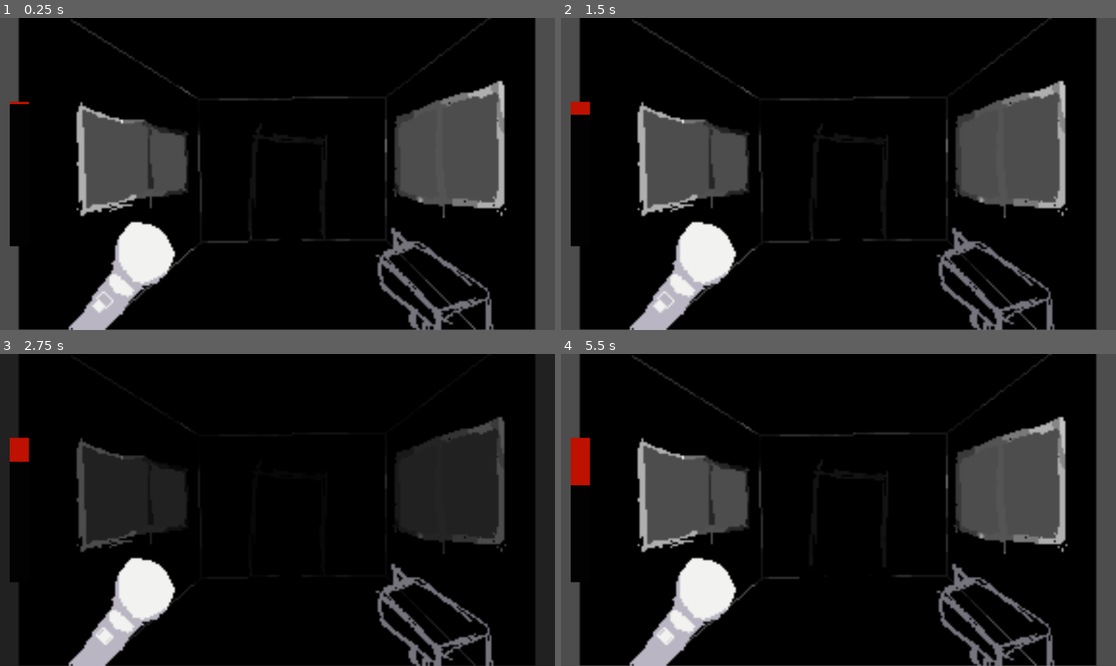
Above: before the commit, frames 1-4 (two rows, left to right).
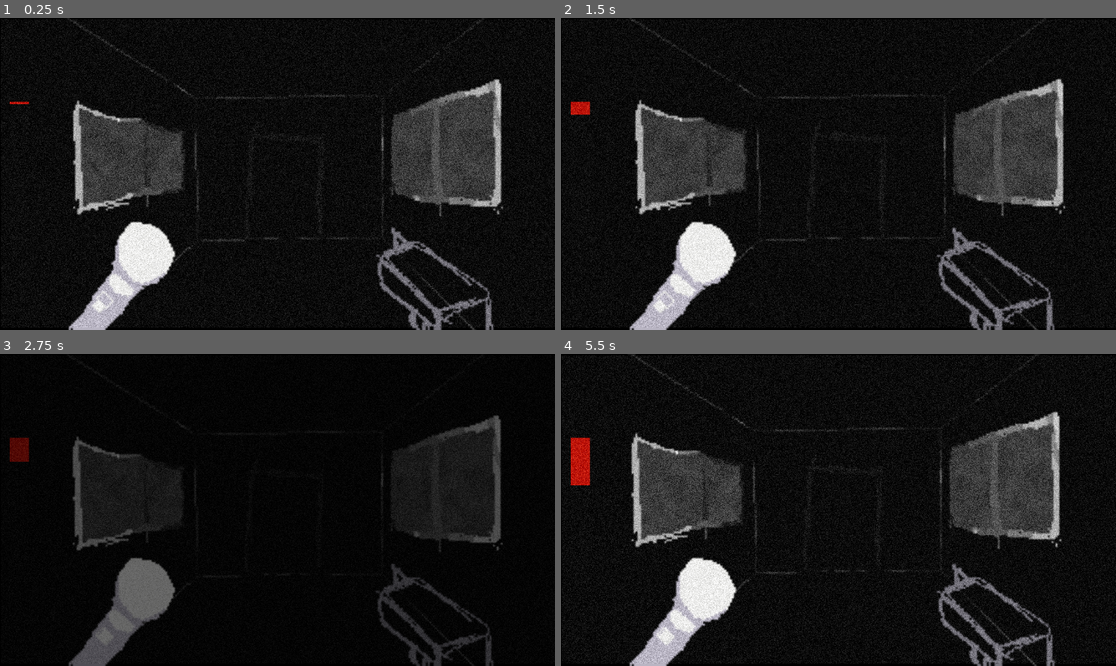
Above: after the commit, the same moments.

Repository: MrSoraDev/Mini-jam-180
Game: Godot game, scene res://Game/Scenes/vagao/vagao_1.tscn
The game is run twice, just before and just after one commit, with the same random seed, the same clock (stepped at 60 frames per second) and the same inputs. The engine's default icon, where the game draws it, is replaced by a stand-in: a white triangle on a blue panel in a dark square.
Inputs (mouse positions are in pixels of both pictures, inside the frame that each line leads up to):
- Up to frame 1 (0.25 s): no input
- Up to frame 2 (1.5 s): move the mouse to (960, 158) at 0.52 s; press the mouse at (960, 158) at 0.53 s; right-click (960, 158) at 0.8 s; move the mouse to (727, 189) at 1.27 s; release the mouse at (727, 189) at 1.28 s; right-click (727, 189) at 1.35 s
- Up to frame 3 (2.75 s): click (166, 525) at 1.55 s; move the mouse to (333, 441) at 2.02 s; press the mouse at (333, 441) at 2.03 s; right-click (333, 441) at 2.3 s
- Up to frame 4 (5.5 s): move the mouse to (810, 572) at 2.77 s; release the mouse at (810, 572) at 2.78 s; right-click (810, 572) at 2.85 s; click (810, 572) at 3.05 s; move the mouse to (1005, 556) at 3.52 s; press the mouse at (1005, 556) at 3.53 s; right-click (1005, 556) at 3.8 s; move the mouse to (672, 463) at 4.27 s; release the mouse at (672, 463) at 4.28 s; right-click (672, 463) at 4.35 s; click (672, 463) at 4.55 s; move the mouse to (866, 510) at 5.02 s; press the mouse at (866, 510) at 5.03 s; right-click (866, 510) at 5.3 s

The runs differ from the first frame. In frame 1, 23% of the frame differs, in the area x 0-100%, y 0-100%; in frame 2, 22%; in frame 3, 12%; in frame 4, 24%.

Commit message:
Phase2
Novos sons, som de trem, animaçao do trem movendo, som de novo monstro, shader de noise e fog, fog dos 2 lados

Diff:
--- a/mini-jam-180/Game/Scenes/HUD/hud.gd
+++ b/mini-jam-180/Game/Scenes/HUD/hud.gd
@@ -24,6 +24,7 @@
 	SignalManager.can_lantern.connect(enable_lantern)
 	SignalManager.change_lantern_position.connect(change_light_position)
 	SignalManager.reset.connect(blinked)
+	SignalManager.on_death.connect(death)
 
 	point_light_2d.global_position = Vector2(-59,52)
 	initial_madness = GameManager.get_actual_madness()
@@ -75,10 +76,16 @@
 	can_lantern = true
 
 func blinked() -> void: #libera atirar dnv e usar dnv a lanterna
-	can_lantern = true
-	can_shoot = true
+	enable_lantern()
+	enable_shoot()
+	#can_lantern = true
+	#can_shoot = true
 
 
 func _on_lantern_timer_timeout() -> void:
 	can_lantern = false
 	point_light_2d.enabled = false
+
+func death() -> void:
+	can_lantern = false
+	can_shoot = false
--- /dev/null
+++ b/mini-jam-180/Game/Scenes/HUD/hud.gdshader
@@ -0,0 +1,19 @@
+shader_type canvas_item;
+
+uniform sampler2D SCREEN_TEXTURE : hint_screen_texture;
+uniform float noise_intensity : hint_range(0.0, 1.0) = 0.05;
+
+float random(vec2 uv) {
+    return fract(sin(dot(uv, vec2(12.9898, 78.233))) * 43758.5453);
+}
+
+void fragment() {
+    vec2 uv = SCREEN_UV;
+    vec4 color = texture(SCREEN_TEXTURE, uv);
+
+    float noise = random(uv + TIME) * 2.0 - 1.0;
+
+    color.rgb += noise * noise_intensity;
+
+    COLOR = color;
+}
--- a/mini-jam-180/Game/Scenes/HUD/hud.tscn
+++ b/mini-jam-180/Game/Scenes/HUD/hud.tscn
@@ -1,8 +1,10 @@
-[gd_scene load_steps=20 format=3 uid="uid://cif7m3pxtn1uh"]
+[gd_scene load_steps=23 format=3 uid="uid://cif7m3pxtn1uh"]
 
 [ext_resource type="Script" path="res://Game/Scenes/HUD/hud.gd" id="1_cwkfp"]
 [ext_resource type="Texture2D" uid="uid://cnko3o311barx" path="res://Assets/fun.png" id="2_8qpwj"]
 [ext_resource type="Texture2D" uid="uid://blb4kx0dqckav" path="res://Assets/lanterna.png" id="3_l83wm"]
+[ext_resource type="Shader" path="res://Game/Scenes/HUD/hud2.gdshader" id="4_4llvx"]
+[ext_resource type="Texture2D" uid="uid://buhvex43adjof" path="res://icon.svg" id="5_kxltw"]
 
 [sub_resource type="StyleBoxFlat" id="StyleBoxFlat_4xkv3"]
 bg_color = Color(0.00820202, 0.00820203, 0.00820202, 1)
@@ -96,22 +98,6 @@
 fill = 1
 fill_from = Vector2(0.490826, 0.46789)
 fill_to = Vector2(0.866973, 0.146216)
-
-[sub_resource type="Animation" id="Animation_vnype"]
-resource_name = "oscilation"
-step = 0.1
-tracks/0/type = "value"
-tracks/0/imported = false
-tracks/0/enabled = true
-tracks/0/path = NodePath("PointLight2D:color")
-tracks/0/interp = 1
-tracks/0/loop_wrap = true
-tracks/0/keys = {
-"times": PackedFloat32Array(0, 0.2, 0.4, 0.6, 0.8, 1),
-"transitions": PackedFloat32Array(1, 1, 1, 1, 1, 1),
-"update": 0,
-"values": [Color(1, 1, 1, 0.992157), Color(1, 1, 1, 0.917647), Color(1, 1, 1, 0.85098), Color(1, 1, 1, 0.901961), Color(1, 1, 1, 0.854902), Color(1, 1, 1, 0.8)]
-}
 
 [sub_resource type="Animation" id="Animation_3want"]
 length = 0.001
@@ -128,11 +114,32 @@
 "values": [Color(1, 1, 1, 0.992157)]
 }
 
+[sub_resource type="Animation" id="Animation_vnype"]
+resource_name = "oscilation"
+length = 1.5
+step = 0.1
+tracks/0/type = "value"
+tracks/0/imported = false
+tracks/0/enabled = true
+tracks/0/path = NodePath("PointLight2D:color")
+tracks/0/interp = 1
+tracks/0/loop_wrap = true
+tracks/0/keys = {
+"times": PackedFloat32Array(0, 0.2, 0.4, 0.6, 0.8, 1, 1.2, 1.4),
+"transitions": PackedFloat32Array(1, 1, 1, 1, 1, 1, 1, 1),
+"update": 0,
+"values": [Color(1, 1, 1, 0.992157), Color(1, 1, 1, 0.917647), Color(1, 1, 1, 0.85098), Color(1, 1, 1, 0.901961), Color(1, 1, 1, 0.854902), Color(1, 1, 1, 0.901961), Color(1, 1, 1, 0.854902), Color(1, 1, 1, 0.8)]
+}
+
 [sub_resource type="AnimationLibrary" id="AnimationLibrary_n3joh"]
 _data = {
 "RESET": SubResource("Animation_3want"),
 "oscilation": SubResource("Animation_vnype")
 }
+
+[sub_resource type="ShaderMaterial" id="ShaderMaterial_hpugy"]
+shader = ExtResource("4_4llvx")
+shader_parameter/noise_intensity = 0.181
 
 [node name="HUD" type="CanvasLayer"]
 script = ExtResource("1_cwkfp")
@@ -198,4 +205,10 @@
 color = Color(0.362829, 0.362829, 0.362829, 1)
 blend_mode = 1
 
+[node name="Noise" type="Sprite2D" parent="."]
+material = SubResource("ShaderMaterial_hpugy")
+position = Vector2(577, 323)
+scale = Vector2(8.98438, 5)
+texture = ExtResource("5_kxltw")
+
 [connection signal="timeout" from="LanternTimer" to="." method="_on_lantern_timer_timeout"]
--- /dev/null
+++ b/mini-jam-180/Game/Scenes/HUD/hud2.gdshader
@@ -0,0 +1,19 @@
+shader_type canvas_item;
+
+uniform sampler2D SCREEN_TEXTURE : hint_screen_texture;
+uniform float noise_intensity : hint_range(0.0, 1.0) = 0.05;
+
+float random(vec2 uv) {
+    return fract(sin(dot(uv, vec2(12.9898, 78.233))) * 43758.5453);
+}
+
+void fragment() {
+    vec2 uv = SCREEN_UV;
+    vec4 color = texture(SCREEN_TEXTURE, uv);
+
+    float noise = random(uv + TIME) * 2.0 - 1.0;
+
+    color.rgb += noise * noise_intensity;
+
+    COLOR = color;
+}
--- a/mini-jam-180/Game/Scenes/vagao/vagao_1.gd
+++ b/mini-jam-180/Game/Scenes/vagao/vagao_1.gd
@@ -3,13 +3,17 @@
 @onready var blink: AnimationPlayer = $Blink
 #@onready var point_light_2d: PointLight2D = $PointLight2D
 @onready var enemy: Sprite2D = $Enemy
+@onready var train: AudioStreamPlayer = $Train
+@onready var effects: AudioStreamPlayer = $Effects
 
 # Called when the node enters the scene tree for the first time.
 func _ready() -> void:
-	pass
+	GameManager.play_clip(train,GameManager.SOUND_TRAIN)
+	GameManager.play_clip(effects,GameManager.SOUND_NEW_MONSTER)
 
 
-# Called every frame. 'delta' is the elapsed time since the previous frame.
+
+
 func _process(delta: float) -> void:
 	pass
 	if Input.is_action_pressed("lantern"):
@@ -21,24 +25,35 @@
 
 func _on_first_phase_timeout() -> void:
 	blinking()
+	enemy.scale = Vector2(4.5,4.5)
+
 	SignalManager.can_shoot.emit()
 	SignalManager.can_lantern.emit()
 	$SecondPhase.start()
 
 func _on_second_phase_timeout() -> void:
 	blinking()
+	enemy.scale = Vector2(5,5)
 	$ThirdPhase.start()
 
 func _on_third_phase_timeout() -> void:
 	blinking()
+	enemy.scale = Vector2(5.5,5.5)
+
 	$FourthPhase.start()
 
 func _on_fourth_phase_timeout() -> void:
-	blinking()
+	blink.play("blinkin") #aqui tem que ser o blink lento, tocar a risada e se pa mordida
+	GameManager.play_clip(effects,GameManager.SOUND_LAUGH)
+	SignalManager.on_death.emit()
+
 
 func blinking()-> void:
 
 	blink.play("blinkfast")
 	await blink.animation_finished
 	SignalManager.reset.emit()
+	#enemy.frame += 1
+
+func change_frame() -> void:
 	enemy.frame += 1
--- /dev/null
+++ b/mini-jam-180/Game/Scenes/vagao/vagao_1.gdshader
@@ -0,0 +1,71 @@
+shader_type canvas_item;
+
+// Credit for the original shader goes to Gonkee: https://github.com/Gonkee/Gonkees-Shaders/blob/master/fog.shader
+// Pixelate by Godot Shaders: https://godotshaders.com/shader/pixelate/
+
+uniform vec4 color : source_color;
+uniform int OCTAVES = 4;
+uniform bool enable_pixelation = true;
+uniform int pixelation_amount = 150;
+uniform sampler2D fog_mask;  // Texture mask for fog control
+uniform vec2 fog_direction = vec2(1.0, 1.0); // Use -1 and 1 values to change direction. Increase the speed in that direction with values higher/lower than 1
+uniform bool scroll_noise_tex = false;
+uniform vec2 noise_scroll_direction = vec2(1.0, 0.0);  // Direction to scroll the noise texture
+
+float rand(vec2 coord){
+    return fract(sin(dot(coord, vec2(56, 78)) * 1000.0) * 1000.0);
+}
+
+float noise(vec2 coord){
+    vec2 i = floor(coord);
+    vec2 f = fract(coord);
+
+    float a = rand(i);
+    float b = rand(i + vec2(1.0, 0.0));
+    float c = rand(i + vec2(0.0, 1.0));
+    float d = rand(i + vec2(1.0, 1.0));
+
+    vec2 cubic = f * f * (3.0 - 2.0 * f);
+
+    return mix(a, b, cubic.x) + (c - a) * cubic.y * (1.0 - cubic.x) + (d - b) * cubic.x * cubic.y;
+}
+
+float fbm(vec2 coord){
+    float value = 0.0;
+    float scale = 0.5;
+
+    for(int i = 0; i < OCTAVES; i++){
+        value += noise(coord) * scale;
+        coord *= 2.0;
+        scale *= 0.5;
+    }
+    return value;
+}
+
+void fragment() {
+    vec2 grid_uv = UV;
+    if (enable_pixelation) {
+        grid_uv = round(UV * float(pixelation_amount)) / float(pixelation_amount);
+    }
+
+    // Compute noise based on pixelated or non-pixelated coordinates
+    vec2 coord = grid_uv * 20.0;
+
+    // Scroll the noise texture if enabled
+    if (scroll_noise_tex) {
+        coord += noise_scroll_direction * TIME;
+    }
+
+    vec2 motion = vec2(fbm(coord + fog_direction * TIME));
+
+    float final = fbm(coord + motion);
+
+    // Get the fog density from the texture mask
+    float mask_value = texture(fog_mask, UV).r;  // Assuming the mask is grayscale
+
+    // Modulate the fog density by the mask value
+    final *= mask_value;
+
+    // Use the alpha value of the color to control the overall fog opacity
+    COLOR = vec4(color.rgb, final * color.a * 0.5);
+}
--- a/mini-jam-180/Game/Scenes/vagao/vagao_1.tscn
+++ b/mini-jam-180/Game/Scenes/vagao/vagao_1.tscn
@@ -1,66 +1,71 @@
-[gd_scene load_steps=10 format=3 uid="uid://ciwpg8154rlsl"]
+[gd_scene load_steps=17 format=3 uid="uid://ciwpg8154rlsl"]
 
 [ext_resource type="PackedScene" uid="uid://cif7m3pxtn1uh" path="res://Game/Scenes/HUD/hud.tscn" id="1_acdbk"]
 [ext_resource type="Script" path="res://Game/Scenes/vagao/vagao_1.gd" id="1_fd0x1"]
-[ext_resource type="Texture2D" uid="uid://bwv4yuqbdxtj3" path="res://Assets/trains_trages.png" id="2_a2pod"]
 [ext_resource type="Texture2D" uid="uid://b0r8wntparerd" path="res://Assets/Monsters/inimigoexemplo.png" id="3_d6cbl"]
+[ext_resource type="Texture2D" uid="uid://b7r03it0ifang" path="res://Assets/base_train_maior/base_train_maior.png" id="3_p1gqg"]
+[ext_resource type="Shader" path="res://Game/Scenes/vagao/vagao_1.gdshader" id="4_sf41v"]
+[ext_resource type="Texture2D" uid="uid://buhvex43adjof" path="res://icon.svg" id="5_k2kss"]
 
 [sub_resource type="Animation" id="Animation_daue7"]
 length = 0.001
 tracks/0/type = "value"
 tracks/0/imported = false
 tracks/0/enabled = true
-tracks/0/path = NodePath(".:modulate")
+tracks/0/path = NodePath("BlinkCanvas/ColorRect:color")
 tracks/0/interp = 1
 tracks/0/loop_wrap = true
 tracks/0/keys = {
 "times": PackedFloat32Array(0),
 "transitions": PackedFloat32Array(1),
 "update": 0,
-"values": [Color(1, 1, 1, 1)]
-}
-tracks/1/type = "value"
+"values": [Color(0, 0, 0, 0)]
+}
+
+[sub_resource type="Animation" id="Animation_imei6"]
+resource_name = "blinkfast"
+tracks/0/type = "value"
+tracks/0/imported = false
+tracks/0/enabled = true
+tracks/0/path = NodePath("BlinkCanvas/ColorRect:color")
+tracks/0/interp = 1
+tracks/0/loop_wrap = true
+tracks/0/keys = {
+"times": PackedFloat32Array(0, 0.5, 1),
+"transitions": PackedFloat32Array(1, 1, 1),
+"update": 0,
+"values": [Color(0, 0, 0, 0), Color(0, 0, 0, 1), Color(0, 0, 0, 0)]
+}
+tracks/1/type = "method"
 tracks/1/imported = false
 tracks/1/enabled = true
-tracks/1/path = NodePath("BlinkCanvas/ColorRect:color")
+tracks/1/path = NodePath(".")
 tracks/1/interp = 1
 tracks/1/loop_wrap = true
 tracks/1/keys = {
-"times": PackedFloat32Array(0),
-"transitions": PackedFloat32Array(1),
-"update": 0,
-"values": [Color(0, 0, 0, 0)]
-}
-
-[sub_resource type="Animation" id="Animation_imei6"]
-resource_name = "blinkfast"
-tracks/0/type = "value"
-tracks/0/imported = false
-tracks/0/enabled = true
-tracks/0/path = NodePath(".:modulate")
-tracks/0/interp = 1
-tracks/0/loop_wrap = true
-tracks/0/keys = {
-"times": PackedFloat32Array(0),
-"transitions": PackedFloat32Array(1),
-"update": 0,
-"values": [Color(1, 1, 1, 1)]
-}
-tracks/1/type = "value"
-tracks/1/imported = false
-tracks/1/enabled = true
-tracks/1/path = NodePath("BlinkCanvas/ColorRect:color")
-tracks/1/interp = 1
-tracks/1/loop_wrap = true
-tracks/1/keys = {
-"times": PackedFloat32Array(0, 0.5, 1),
-"transitions": PackedFloat32Array(1, 1, 1),
-"update": 0,
-"values": [Color(0, 0, 0, 0), Color(0, 0, 0, 1), Color(0, 0, 0, 0)]
+"times": PackedFloat32Array(0.5),
+"transitions": PackedFloat32Array(1),
+"values": [{
+"args": [],
+"method": &"change_frame"
+}]
 }
 
 [sub_resource type="Animation" id="Animation_upvdq"]
 resource_name = "blinkin"
+step = 0.1
+tracks/0/type = "value"
+tracks/0/imported = false
+tracks/0/enabled = true
+tracks/0/path = NodePath("BlinkCanvas/ColorRect:color")
+tracks/0/interp = 1
+tracks/0/loop_wrap = true
+tracks/0/keys = {
+"times": PackedFloat32Array(0, 1),
+"transitions": PackedFloat32Array(1, 1),
+"update": 0,
+"values": [Color(0, 0, 0, 0), Color(0, 0, 0, 1)]
+}
 
 [sub_resource type="Animation" id="Animation_7egod"]
 resource_name = "blinkout"
@@ -73,6 +78,88 @@
 "blinkout": SubResource("Animation_7egod")
 }
 
+[sub_resource type="Animation" id="Animation_jhteq"]
+resource_name = "train"
+length = 3.0
+loop_mode = 1
+tracks/0/type = "value"
+tracks/0/imported = false
+tracks/0/enabled = true
+tracks/0/path = NodePath("EnemyLayer/Level:position")
+tracks/0/interp = 1
+tracks/0/loop_wrap = true
+tracks/0/keys = {
+"times": PackedFloat32Array(1.8, 2.03333, 2.36667, 2.66667),
+"transitions": PackedFloat32Array(1, 1, 1, 1),
+"update": 0,
+"values": [Vector2(579, 323), Vector2(567, 335), Vector2(567, 311), Vector2(575, 324)]
+}
+tracks/1/type = "value"
+tracks/1/imported = false
+tracks/1/enabled = true
+tracks/1/path = NodePath("Enemy:position")
+tracks/1/interp = 1
+tracks/1/loop_wrap = true
+tracks/1/keys = {
+"times": PackedFloat32Array(1.8, 2.03333, 2.36667, 2.66667),
+"transitions": PackedFloat32Array(1, 1, 1, 1),
+"update": 0,
+"values": [Vector2(575, 327), Vector2(563, 339), Vector2(563, 315), Vector2(575, 327)]
+}
+
+[sub_resource type="Animation" id="Animation_jeyse"]
+length = 0.001
+tracks/0/type = "value"
+tracks/0/imported = false
+tracks/0/enabled = true
+tracks/0/path = NodePath("EnemyLayer/Level:position")
+tracks/0/interp = 1
+tracks/0/loop_wrap = true
+tracks/0/keys = {
+"times": PackedFloat32Array(0),
+"transitions": PackedFloat32Array(1),
+"update": 0,
+"values": [Vector2(579, 323)]
+}
+tracks/1/type = "value"
+tracks/1/imported = false
+tracks/1/enabled = true
+tracks/1/path = NodePath("Enemy:position")
+tracks/1/interp = 1
+tracks/1/loop_wrap = true
+tracks/1/keys = {
+"times": PackedFloat32Array(0),
+"transitions": PackedFloat32Array(1),
+"update": 0,
+"values": [Vector2(575, 327)]
+}
+
+[sub_resource type="AnimationLibrary" id="AnimationLibrary_h5ii5"]
+_data = {
+"RESET": SubResource("Animation_jeyse"),
+"train": SubResource("Animation_jhteq")
+}
+
+[sub_resource type="ShaderMaterial" id="ShaderMaterial_dorfb"]
+shader = ExtResource("4_sf41v")
+shader_parameter/color = null
+shader_parameter/OCTAVES = 4
+shader_parameter/enable_pixelation = true
+shader_parameter/pixelation_amount = 150
+shader_parameter/fog_direction = Vector2(5, 1)
+shader_parameter/scroll_noise_tex = false
+shader_parameter/noise_scroll_direction = Vector2(1, 0)
+
+[sub_resource type="ShaderMaterial" id="ShaderMaterial_gjl21"]
+shader = ExtResource("4_sf41v")
+shader_parameter/color = null
+shader_parameter/OCTAVES = 4
+shader_parameter/enable_pixelation = true
+shader_parameter/pixelation_amount = 150
+shader_parameter/fog_direction = Vector2(-5, 1)
+shader_parameter/scroll_noise_tex = false
+shader_parameter/noise_scroll_direction = Vector2(1, 0)
+
 [node name="Vagao1" type="Node2D"]
 script = ExtResource("1_fd0x1")
 
@@ -81,6 +168,12 @@
 "": SubResource("AnimationLibrary_fdnhn")
 }
 
+[node name="TrainMoving" type="AnimationPlayer" parent="."]
+libraries = {
+"": SubResource("AnimationLibrary_h5ii5")
+}
+autoplay = "train"
+
 [node name="FirstPhase" type="Timer" parent="."]
 wait_time = 2.0
 one_shot = true
@@ -98,13 +191,8 @@
 wait_time = 10.0
 one_shot = true
 
-[node name="HUD" parent="." instance=ExtResource("1_acdbk")]
-layer = 3
-
-[node name="PointLight2D" parent="HUD" index="3"]
-position = Vector2(607, 470)
-
 [node name="BlinkCanvas" type="CanvasLayer" parent="."]
+layer = 4
 
 [node name="ColorRect" type="ColorRect" parent="BlinkCanvas"]
 anchors_preset = 15
@@ -114,14 +202,38 @@
 grow_vertical = 2
 color = Color(0, 0, 0, 0)
 
+[node name="HUD" parent="." instance=ExtResource("1_acdbk")]
+layer = 3
+
+[node name="PointLight2D" parent="HUD" index="3"]
+position = Vector2(607, 470)
+
 [node name="EnemyLayer" type="CanvasLayer" parent="."]
 layer = -1
 
 [node name="Level" type="Sprite2D" parent="EnemyLayer"]
 position = Vector2(579, 323)
 scale = Vector2(4, 4)
-texture = ExtResource("2_a2pod")
-hframes = 3
+texture = ExtResource("3_p1gqg")
+hframes = 2
+
+[node name="Fog" type="Sprite2D" parent="EnemyLayer"]
+light_mask = 0
+visibility_layer = 2
+z_index = -2
+material = SubResource("ShaderMaterial_dorfb")
+position = Vector2(876, 323)
+scale = Vector2(4.26562, 5.04688)
+texture = ExtResource("5_k2kss")
+
+[node name="Fog2" type="Sprite2D" parent="EnemyLayer"]
+light_mask = 0
+visibility_layer = 2
+z_index = -2
+material = SubResource("ShaderMaterial_gjl21")
+position = Vector2(296, 323)
+scale = Vector2(4.60937, 5.04688)
+texture = ExtResource("5_k2kss")
 
 [node name="Enemy" type="Sprite2D" parent="."]
 light_mask = 4
@@ -139,6 +251,12 @@
 blend_mode = 1
 range_item_cull_mask = 4
 
+[node name="Train" type="AudioStreamPlayer" parent="."]
+volume_db = -11.243
+
+[node name="Effects" type="AudioStreamPlayer" parent="."]
+volume_db = -7.525
+
 [connection signal="timeout" from="FirstPhase" to="." method="_on_first_phase_timeout"]
 [connection signal="timeout" from="SecondPhase" to="." method="_on_second_phase_timeout"]
 [connection signal="timeout" from="ThirdPhase" to="." method="_on_third_phase_timeout"]
--- /dev/null
+++ b/mini-jam-180/Game/Scenes/vagao/vagao_1_shader2.gdshader
@@ -0,0 +1,71 @@
+shader_type canvas_item;
+
+// Credit for the original shader goes to Gonkee: https://github.com/Gonkee/Gonkees-Shaders/blob/master/fog.shader
+// Pixelate by Godot Shaders: https://godotshaders.com/shader/pixelate/
+
+uniform vec4 color : source_color;
+uniform int OCTAVES = 4;
+uniform bool enable_pixelation = true;
+uniform int pixelation_amount = 150;
+uniform sampler2D fog_mask;  // Texture mask for fog control
+uniform vec2 fog_direction = vec2(1.0, 1.0); // Use -1 and 1 values to change direction. Increase the speed in that direction with values higher/lower than 1
+uniform bool scroll_noise_tex = false;
+uniform vec2 noise_scroll_direction = vec2(1.0, 0.0);  // Direction to scroll the noise texture
+
+float rand(vec2 coord){
+    return fract(sin(dot(coord, vec2(56, 78)) * 1000.0) * 1000.0);
+}
+
+float noise(vec2 coord){
+    vec2 i = floor(coord);
+    vec2 f = fract(coord);
+
+    float a = rand(i);
+    float b = rand(i + vec2(1.0, 0.0));
+    float c = rand(i + vec2(0.0, 1.0));
+    float d = rand(i + vec2(1.0, 1.0));
+
+    vec2 cubic = f * f * (3.0 - 2.0 * f);
+
+    return mix(a, b, cubic.x) + (c - a) * cubic.y * (1.0 - cubic.x) + (d - b) * cubic.x * cubic.y;
+}
+
+float fbm(vec2 coord){
+    float value = 0.0;
+    float scale = 0.5;
+
+    for(int i = 0; i < OCTAVES; i++){
+        value += noise(coord) * scale;
+        coord *= 2.0;
+        scale *= 0.5;
+    }
+    return value;
+}
+
+void fragment() {
+    vec2 grid_uv = UV;
+    if (enable_pixelation) {
+        grid_uv = round(UV * float(pixelation_amount)) / float(pixelation_amount);
+    }
+
+    // Compute noise based on pixelated or non-pixelated coordinates
+    vec2 coord = grid_uv * 20.0;
+
+    // Scroll the noise texture if enabled
+    if (scroll_noise_tex) {
+        coord += noise_scroll_direction * TIME;
+    }
+
+    vec2 motion = vec2(fbm(coord + fog_direction * TIME));
+
+    float final = fbm(coord + motion);
+
+    // Get the fog density from the texture mask
+    float mask_value = texture(fog_mask, UV).r;  // Assuming the mask is grayscale
+
+    // Modulate the fog density by the mask value
+    final *= mask_value;
+
+    // Use the alpha value of the color to control the overall fog opacity
+    COLOR = vec4(color.rgb, final * color.a * 0.5);
+}
--- a/mini-jam-180/Game/Scenes/vagao/vagao_3.tscn
+++ b/mini-jam-180/Game/Scenes/vagao/vagao_3.tscn
@@ -5,8 +5,7 @@
 
 [node name="Vagao3" instance=ExtResource("1_a64y1")]
 
-[node name="Enemy" parent="." index="8"]
-position = Vector2(578, 326)
+[node name="Enemy" parent="." index="9"]
 texture = ExtResource("2_faqsh")
 
 [editable path="HUD"]
--- a/mini-jam-180/Game/Singletons/GameManager.gd
+++ b/mini-jam-180/Game/Singletons/GameManager.gd
@@ -2,10 +2,18 @@
 
 const SOUND_SHOT = "shot"
 const SOUND_SWITCH = "switch"
+const SOUND_NEW_MONSTER = "new monster"
+const SOUND_LAUGH = "laugh"
+const SOUND_HEART = "heart"
+const SOUND_TRAIN = "train"
 
 var SOUNDS: Dictionary = {
 	SOUND_SHOT: preload("res://Assets/Sounds/shot.wav"),
-	SOUND_SWITCH: preload("res://Assets/Sounds/Switch.wav")
+	SOUND_SWITCH: preload("res://Assets/Sounds/Switch.wav"),
+	SOUND_NEW_MONSTER: preload("res://Assets/Sounds/new_monster.mp3") ,
+	SOUND_LAUGH: preload("res://Assets/Sounds/laugh.mp3"),
+	SOUND_HEART: preload("res://Assets/Sounds/coracao batendo.mp3"),
+	SOUND_TRAIN: preload("res://Assets/Sounds/trem.mp3")
 }
 
 
--- a/mini-jam-180/Game/Singletons/SignalManager.gd
+++ b/mini-jam-180/Game/Singletons/SignalManager.gd
@@ -12,3 +12,5 @@
 signal change_lantern_position(mouse_position:Vector2)
 
 signal reset()
+
+signal on_death()
--- a/mini-jam-180/project.godot
+++ b/mini-jam-180/project.godot
@@ -29,6 +29,7 @@
 
 folder_colors={
 "res://Assets/": "red",
+"res://Assets/Sounds/": "orange",
 "res://Game/": "green"
 }
 
Binary file changed: mini-jam-180/Assets/Monsters/INIMIGO_chapeu.png
Binary file added: mini-jam-180/Assets/Monsters/eye_enemy_arrumadio.png
Not shown, added: mini-jam-180/Assets/Monsters/eye_enemy_arrumadio.png.import
Binary file added: mini-jam-180/Assets/Monsters/inimigo_chapeu_arrumado.png
Not shown, added: mini-jam-180/Assets/Monsters/inimigo_chapeu_arrumado.png.import
Not shown, added: mini-jam-180/Assets/Sounds/coracao batendo.mp3.import
Not shown, added: mini-jam-180/Assets/Sounds/lanterna click.mp3.import
Not shown, added: mini-jam-180/Assets/Sounds/terror.mp3.import
Not shown, added: mini-jam-180/Assets/Sounds/trem.mp3.import
Binary file added: mini-jam-180/Assets/base_train_maior/base_train_maior.png
Not shown, added: mini-jam-180/Assets/base_train_maior/base_train_maior.png.import
Not shown, added: mini-jam-180/Assets/Sounds/coracao batendo.mp3
(and 4 more such lines)
